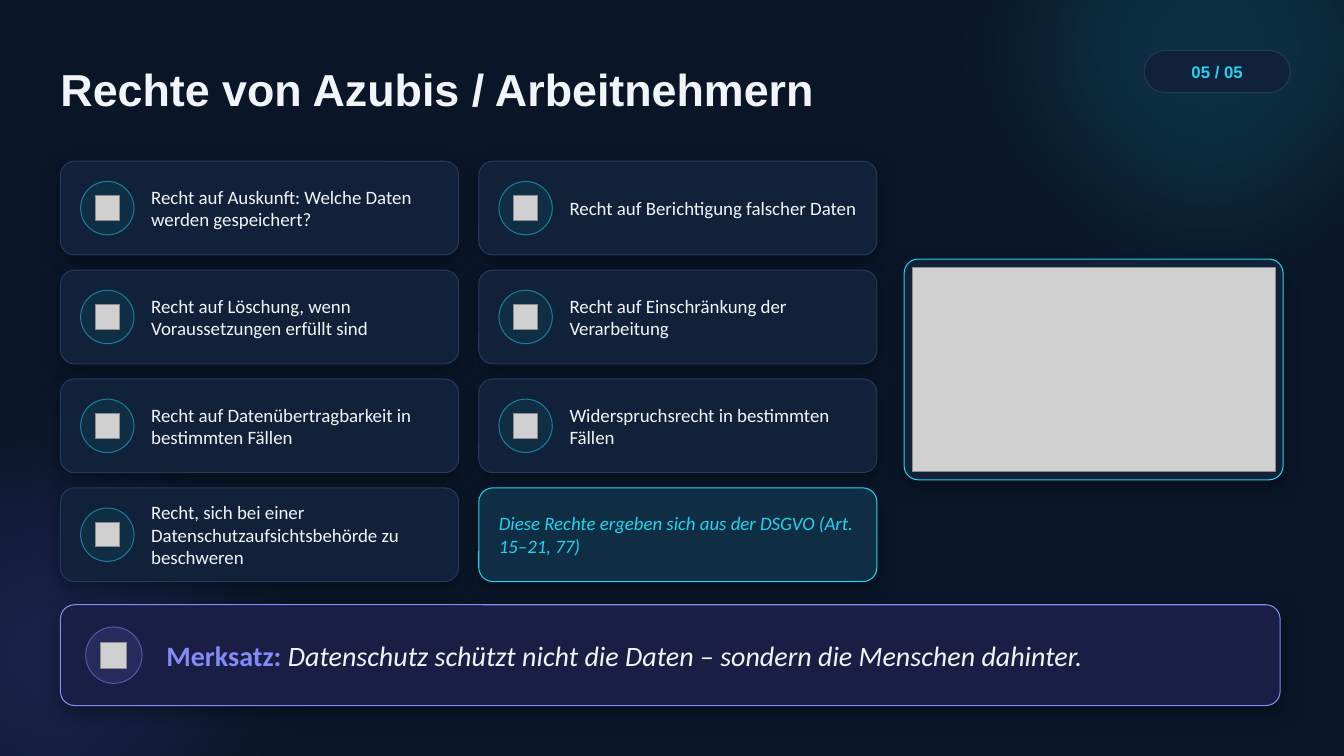
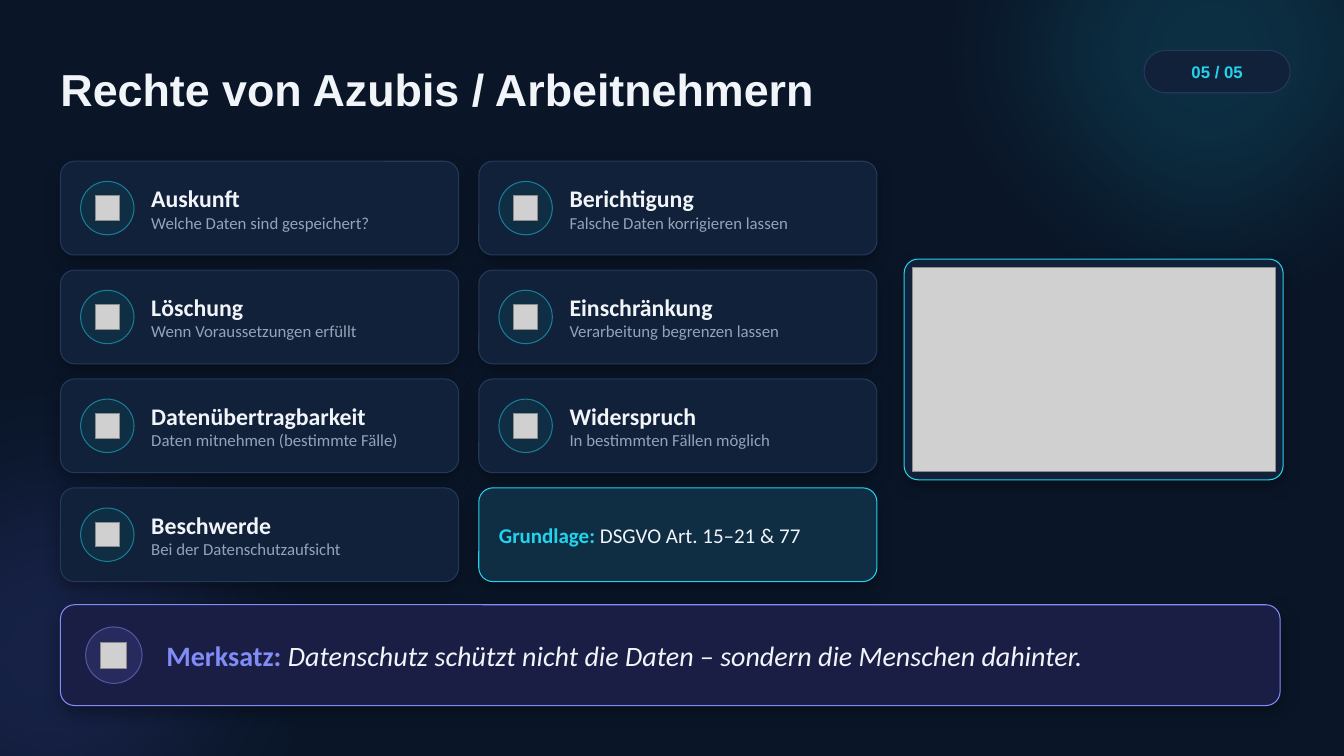
Before and after one commit to dalmaguergarces-dev/Trade, a slide deck: slide 7 of Datenschutz_EEG_animiert.pptx. Drawn at 1344x756 pixels with LibreOffice and Linux fonts; fonts in the diff are those of the drawing; grey boxes stand for pictures. Boxes give left, top, right and bottom in pixels: in the first picture for what was removed or moved away, otherwise in the second. Text is boxed around its words. In the diff, an @@ line names an element or a change of style, - is before the commit and + after.

```diff
--- a/Datenschutz_EEG_animiert.pptx
+++ b/Datenschutz_EEG_animiert.pptx
@@ text at box(151, 190, 369, 232): text changed; size 13.5 to 12 pt; text colour #F1F5F9 to #94A3B8 @@
-Recht auf Auskunft: Welche Daten werden gespeichert?
+Auskunft
+Welche Daten sind gespeichert?
@@ text at box(570, 190, 788, 232): text changed; size 13.5 to 12 pt; text colour #F1F5F9 to #94A3B8 @@
-Recht auf Berichtigung falscher Daten
+Berichtigung
+Falsche Daten korrigieren lassen
@@ text at box(151, 299, 356, 340): text changed; size 13.5 to 12 pt; text colour #F1F5F9 to #94A3B8 @@
-Recht auf Löschung, wenn Voraussetzungen erfüllt sind
+Löschung
+Wenn Voraussetzungen erfüllt
@@ text at box(570, 299, 779, 340): text changed; size 13.5 to 12 pt; text colour #F1F5F9 to #94A3B8 @@
-Recht auf Einschränkung der Verarbeitung
+Einschränkung
+Verarbeitung begrenzen lassen
@@ text at box(151, 408, 397, 448): text changed; size 13.5 to 12 pt; text colour #F1F5F9 to #94A3B8 @@
-Recht auf Datenübertragbarkeit in bestimmten Fällen
+Datenübertragbarkeit
+Daten mitnehmen (bestimmte Fälle)
@@ text at box(570, 408, 770, 449): text changed; size 13.5 to 12 pt; text colour #F1F5F9 to #94A3B8 @@
-Widerspruchsrecht in bestimmten Fällen
+Widerspruch
+In bestimmten Fällen möglich
@@ text at box(151, 517, 341, 555): text changed; size 13.5 to 12 pt; text colour #F1F5F9 to #94A3B8 @@
-Recht, sich bei einer Datenschutzaufsichtsbehörde zu beschweren
+Beschwerde
+Bei der Datenschutzaufsicht
@@ text at box(499, 528, 800, 547): text changed; size 13.5 to 15 pt; text colour #22D3EE to #F1F5F9; italic off @@
-Diese Rechte ergeben sich aus der DSGVO (Art. 15–21, 77)
+Grundlage: DSGVO Art. 15–21 & 77
```
Also in this commit, not shown: 4 other slides changed.
